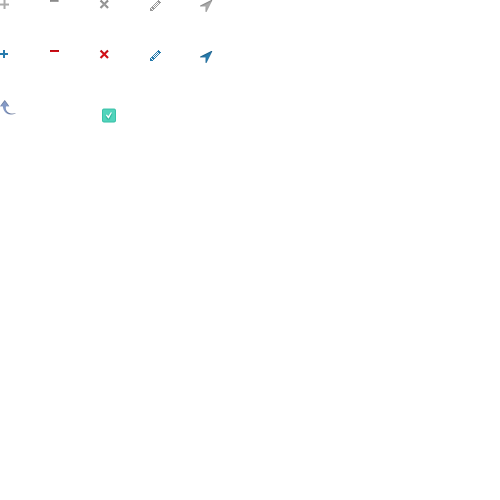
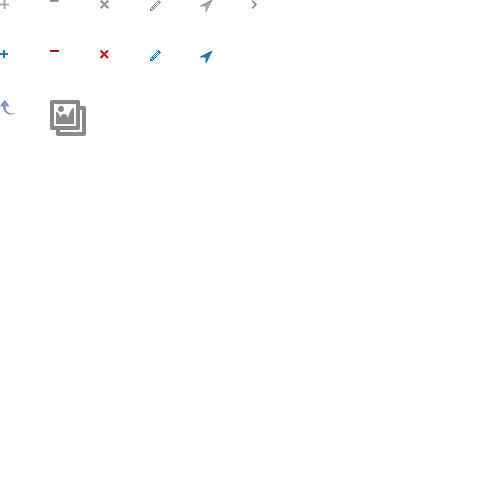
Layered file, before and after one edit (500 × 500). Changes by layer:
added layer "Rectangle 2 copy" above "Rectangle 2" over [left=251, top=0, right=257, bottom=9]
added layer "gallery" above "Rectangle 1 copy 4" over [left=50, top=100, right=86, bottom=136]
removed layer "Shape 22 copy 2" over [left=106, top=112, right=112, bottom=119]
removed layer "Shape 16 copy 3" over [left=102, top=108, right=116, bottom=123]
painted on "Shape 9 copy 2" over [left=100, top=0, right=109, bottom=9]
